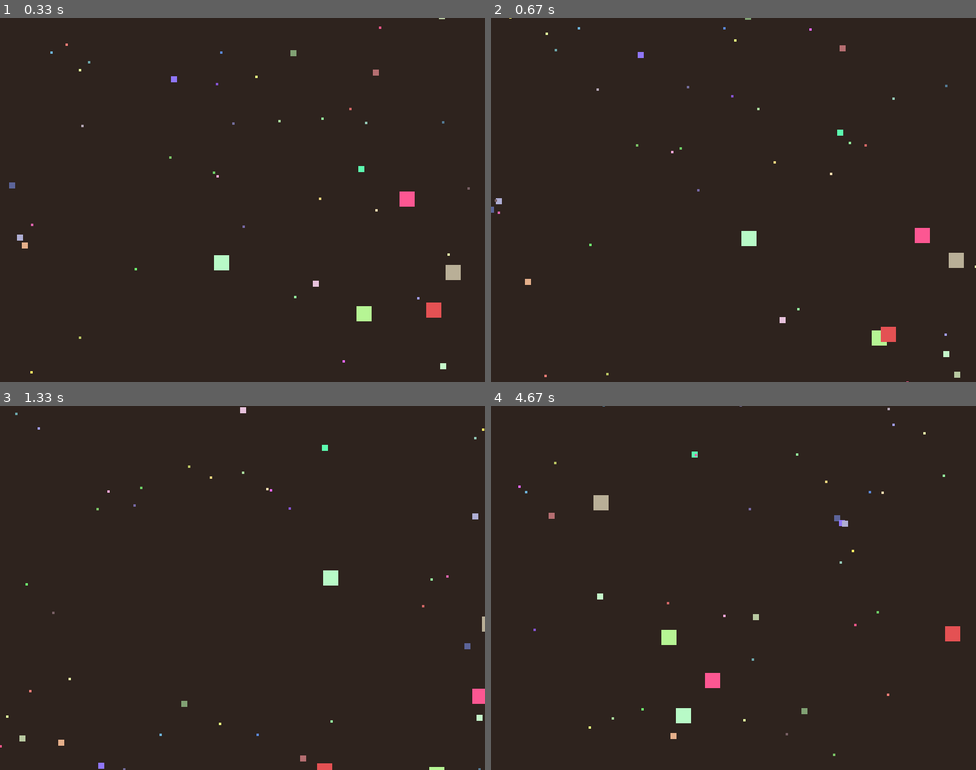
Above: before the commit, frames 1-4 (two rows, left to right).
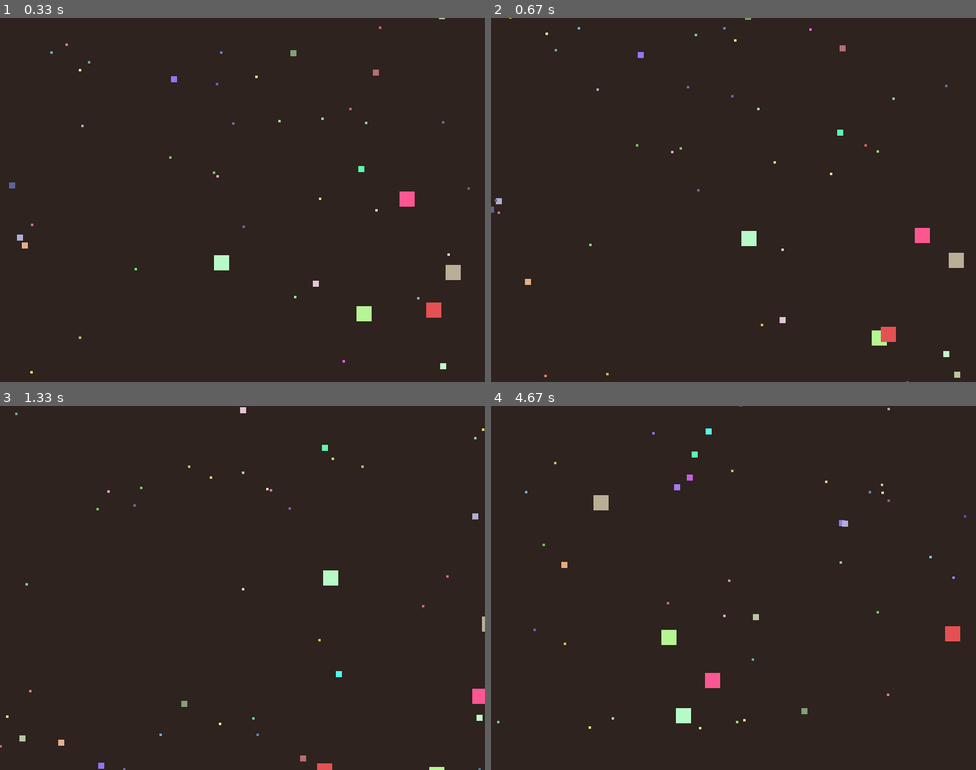
Above: after the commit, the same moments.

Repository: cindy-fotsing/lab8-pygame
Game: pygame game, started from main.py
Two runs of this game, one before a commit and one after it. Both use one fixed random seed, a clock stepped at 60 frames per second and the inputs below.
Inputs:
- Up to frame 1 (0.33 s): no input
- Up to frame 2 (0.67 s): no input
- Up to frame 3 (1.33 s): no input
- Up to frame 4 (4.67 s): no input

Frame 1 is identical in both runs. In frame 2, less than 0.1% of the frame differs, in the area x 42-100%, y 4-88%; in frame 3, less than 0.1%; in frame 4, 0.2%, in the area x 1-98%, y 0-97%.

Commit message:
exam: q5 - eating

Diff:
--- a/main.py
+++ b/main.py
@@ -29,6 +29,7 @@
             random.randint(80, 255),
             random.randint(80, 255),
         )
+        self.alive = True
 
     def check_collision(self, other: "Square") -> bool:
         my_rect = pygame.Rect(self.x, self.y, self.size, self.size)
@@ -55,7 +56,7 @@
 def main() -> None:
     pygame.init()
     screen = pygame.display.set_mode((WINDOW_WIDTH, WINDOW_HEIGHT))
-    pygame.display.set_caption("Exercise 4")
+    pygame.display.set_caption("Exercise 5")
     clock = pygame.time.Clock()
 
     squares = []
@@ -74,20 +75,25 @@
 
 
         for i in range(len(squares)):
-            for j in range(i + 1, len(squares)):
-                if squares[i].check_collision(squares[j]):
-                    pass
+            for j in range(len(squares)):
 
+                s1 = squares[i]
+                s2 = squares[j]
+
+                if s1.alive and s2.alive:
+                    if s1.check_collision(s2):
+                        if s1.size > s2.size:
+                            s2.alive = False
+                        elif s2.size > s1.size:
+                            s1.alive = False
 
         for i in range(len(squares)):
+            if not squares[i].alive:
+                squares[i] = Square(squares[i].original_size)
+
             squares[i].update()
+            squares[i].draw(screen)
 
-            if squares[i].life <= 0:
-                old_size = squares[i].original_size
-                squares[i] = Square(old_size)
-
-        for square in squares:
-            square.draw(screen)
 
         pygame.display.flip()
         clock.tick(FPS)
